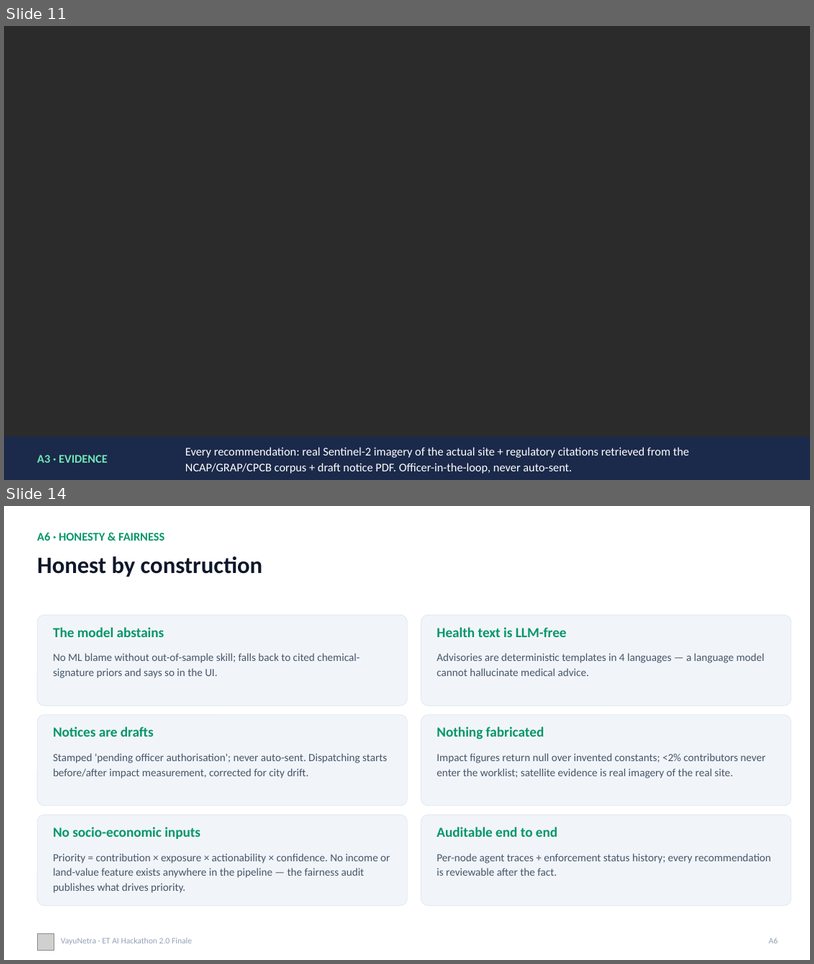
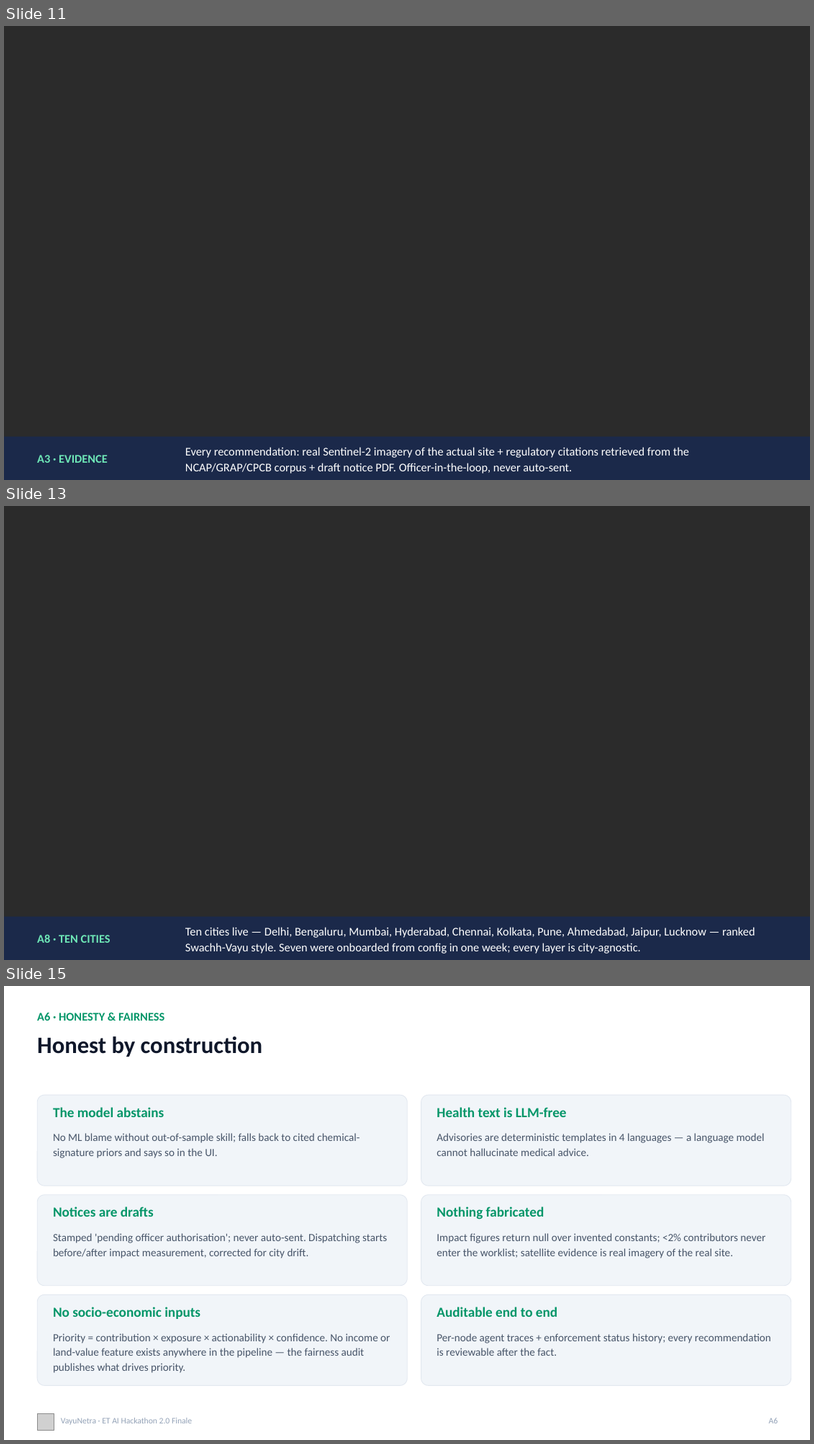
Before and after one commit to omkarrr88/VayuNetra, a slide deck: docs/VayuNetra_Pitch.pptx. Shown one above the other, each under a label of ours: slides 11 and 14 before the commit, slides 11, 13 and 15 after it; the slides between them are not shown. The pictures are 814x964 and 814x1444 pixels, drawn with LibreOffice and Linux fonts; fonts in the diff are those of the drawing; grey boxes stand for pictures; background and template pictures are left out; a plain dark background stands for a picture behind light text. Boxes give left, top, right and bottom in pixels: in the first picture for what was removed or moved away, otherwise in the second. Text is boxed around its words. In the diff, an @@ line names an element or a change of style, - is before the commit and + after.

```diff
--- a/docs/VayuNetra_Pitch.pptx
+++ b/docs/VayuNetra_Pitch.pptx
@@ slide 13 added at <box>4,506,810,960</box>, background picture (left out) @@
@@ rectangle added at <box>4,916,810,960</box>, fill #1B294A @@
@@ text added at <box>37,934,111,942</box>, 14 pt, text #6EE7B7, bold @@
+A8 · TEN CITIES
@@ text added at <box>185,926,755,953</box>, 14 pt, text #FFFFFF @@
+Ten cities live — Delhi, Bengaluru, Mumbai, Hyderabad, Chennai, Kolkata, Pune, Ahmedabad, Jaipur, Lucknow — ranked Swachh-Vayu style. Seven were onboarded from config in one week; every layer is city-agnostic.
@@ what was slide 14 is now slide 15 @@
```
Also in this commit, not shown: 7 slides changed, 48 other files.
